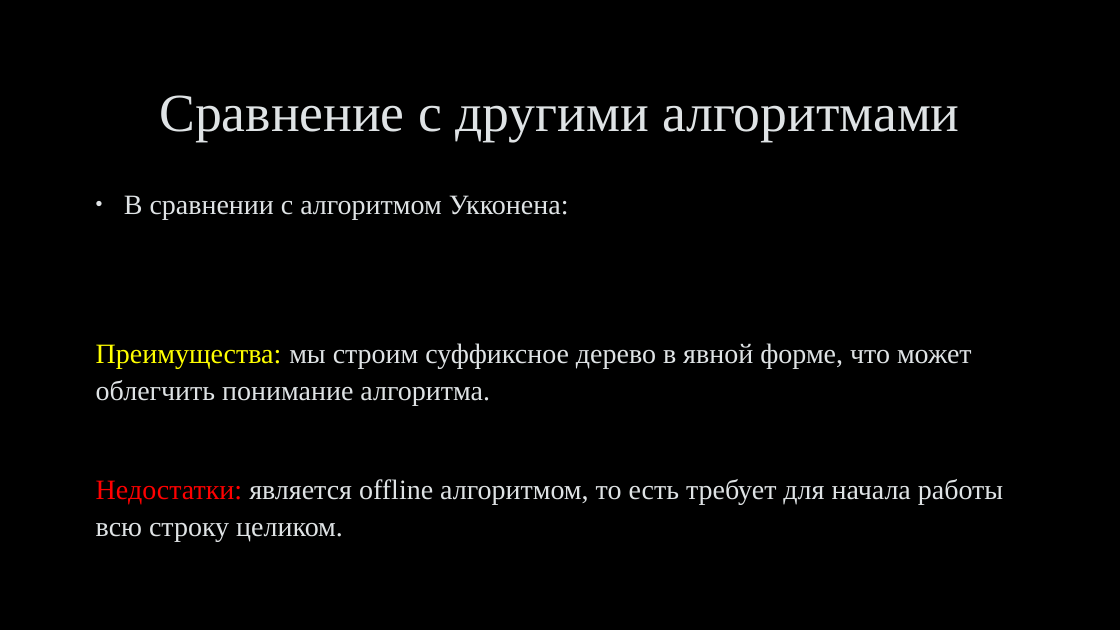
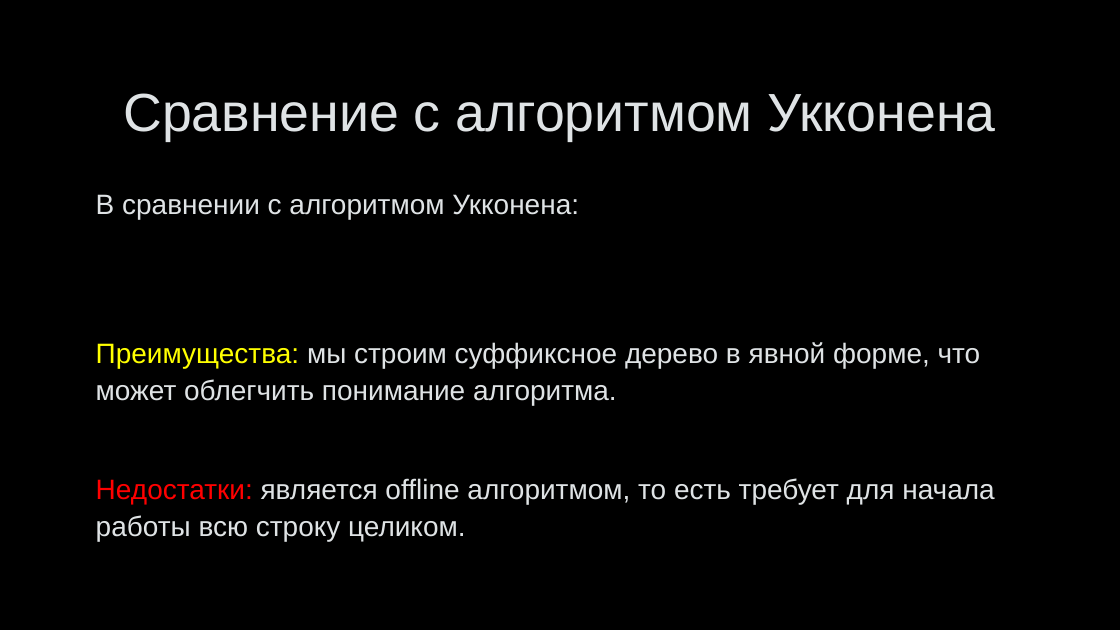
Before and after one commit to belkova-ea/McCreight-s-algo, a slide deck: slide 13 of Алгоритм МакКрейта.pptx. Drawn at 1120x630 pixels with LibreOffice and Linux fonts; fonts in the diff are those of the drawing; background and template pictures are left out. Boxes give left, top, right and bottom in pixels: in the first picture for what was removed or moved away, otherwise in the second. Text is boxed around its words. In the diff, an @@ line names an element or a change of style, - is before the commit and + after.

```diff
--- a/Алгоритм МакКрейта.pptx
+++ b/Алгоритм МакКрейта.pptx
@@ title at (x1=123, y1=93, x2=996, y2=141): text changed; font Times New Roman to Arial @@
-Сравнение с другими алгоритмами
+Сравнение с алгоритмом Укконена
@@ text "В сравнении с алгоритмом Укконена:" at (x1=96, y1=194, x2=994, y2=541): font Times New Roman to Arial; bullet • to none @@
```
Also in this commit, not shown: 12 other slides changed, 2 slides added, 1 slide removed.
